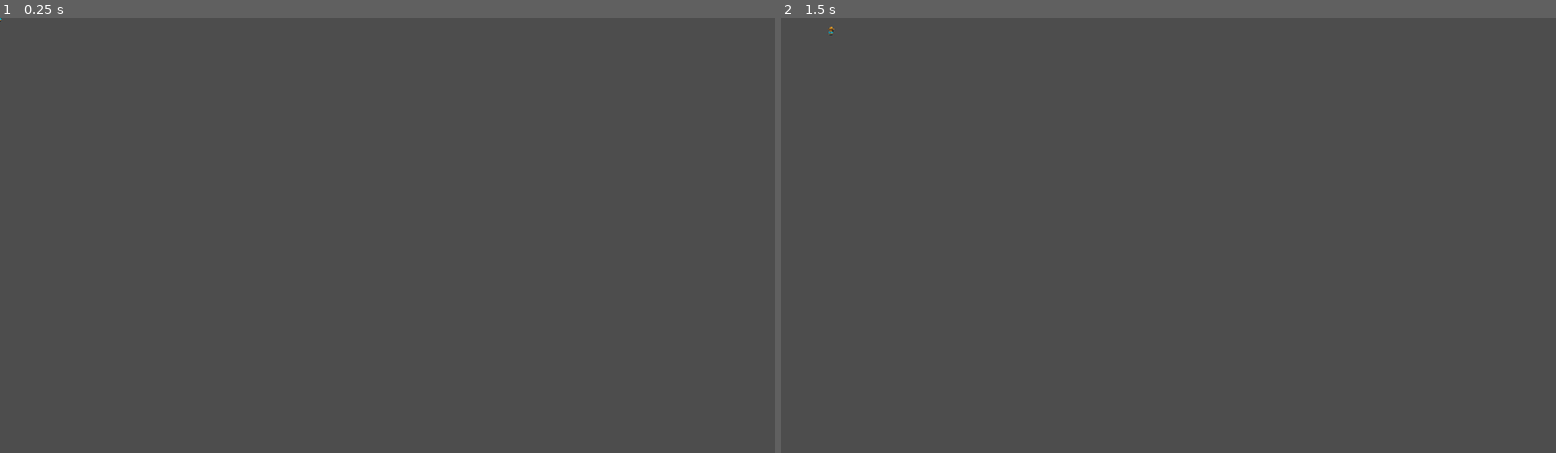
Above: before the commit, frames 1-2 (left to right).
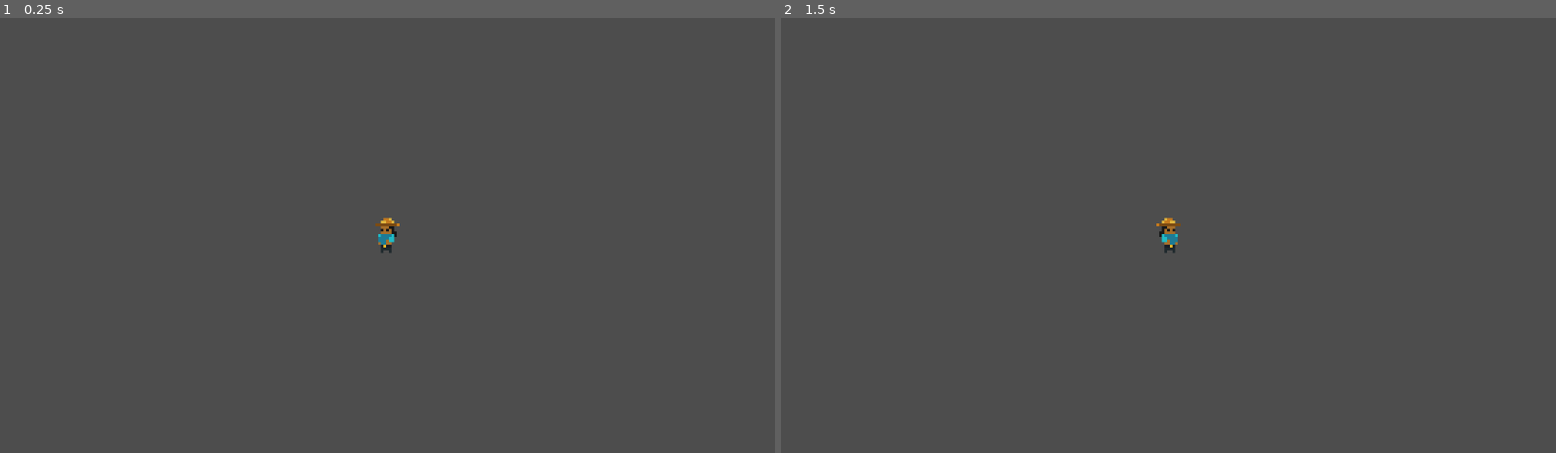
Above: after the commit, the same moments.

Repository: Luxiorawa/zenva-farming-rpg
Game: Godot game, scene res://Scenes/player.tscn
The game is run twice, just before and just after one commit, with the same random seed, the same clock (stepped at 60 frames per second) and the same inputs. The project has no main scene, so this scene is started directly.
Inputs:
- Up to frame 1 (0.25 s): no input
- Up to frame 2 (1.5 s): tap Enter at 0.5 s; hold D (Right) 0.53-1.28 s; tap Space at 1.25 s; hold S (Down) from 1.28 s (still down)

The runs differ from the first frame. In frame 1, 0.1% of the frame differs, in the area x 0-52%, y 0-55%; in frame 2, 0.2%, in the area x 6-52%, y 2-55%.

Commit message:
feat: handle player_animation and reorder Player nodes

Diff:
--- a/Scenes/player.tscn
+++ b/Scenes/player.tscn
@@ -9,8 +9,11 @@
 [node name="Player" type="CharacterBody2D"]
 script = ExtResource("1_twf4f")
 
+[node name="CollisionShape2D" type="CollisionShape2D" parent="."]
+shape = SubResource("RectangleShape2D_p24j6")
+
 [node name="Sprite2D" type="Sprite2D" parent="."]
 texture = ExtResource("1_yl2bj")
 
-[node name="CollisionShape2D" type="CollisionShape2D" parent="."]
-shape = SubResource("RectangleShape2D_p24j6")
+[node name="Camera2D" type="Camera2D" parent="."]
+zoom = Vector2(4, 4)
--- a/Scripts/player.gd
+++ b/Scripts/player.gd
@@ -2,6 +2,9 @@
 extends CharacterBody2D
 
 var speed := 100
+var looking_left := true
+
+@onready var sprite = $Sprite2D
 
 func _process(_delta: float) -> void:
 	# On va gérer les mouvements dans la fonction _process plutôt que _input
@@ -9,6 +12,16 @@
 	# ne lit le mouvement QUE quand la touche est appuyé / relâché, et non pas continuellement
 	# (contrairement à _process qui s'exécute toute les frames)
 	player_movement()
+	player_animation()
+
+func player_animation() -> void:
+	print(velocity.x)
+	if velocity.x > 0 and looking_left:
+		sprite.flip_h = true
+		looking_left = false
+	elif velocity.x < 0 and !looking_left:
+		sprite.flip_h = false
+		looking_left = true
 
 func player_movement() -> void:
 	var input := Input.get_vector("Left", "Right", "Up", "Down")
